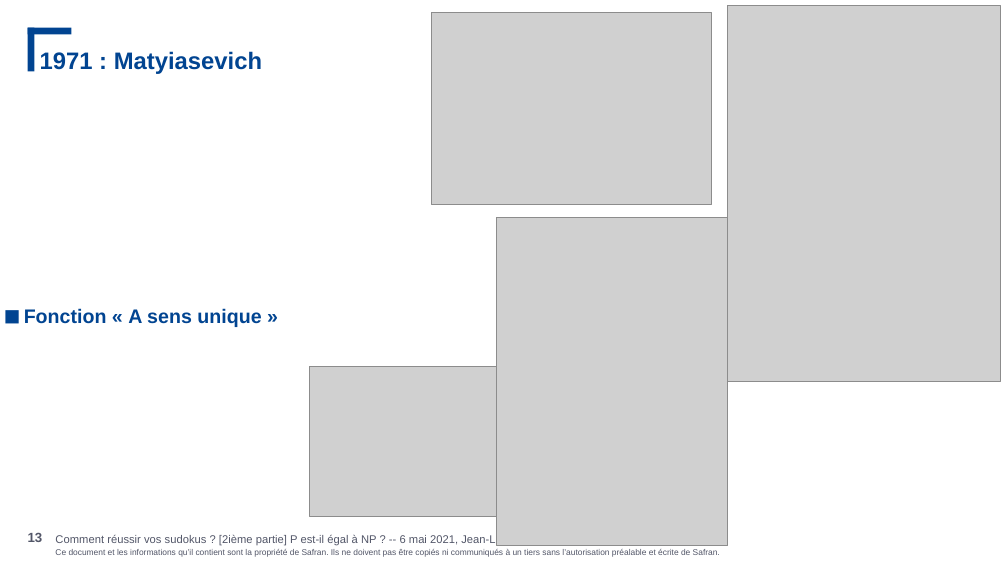
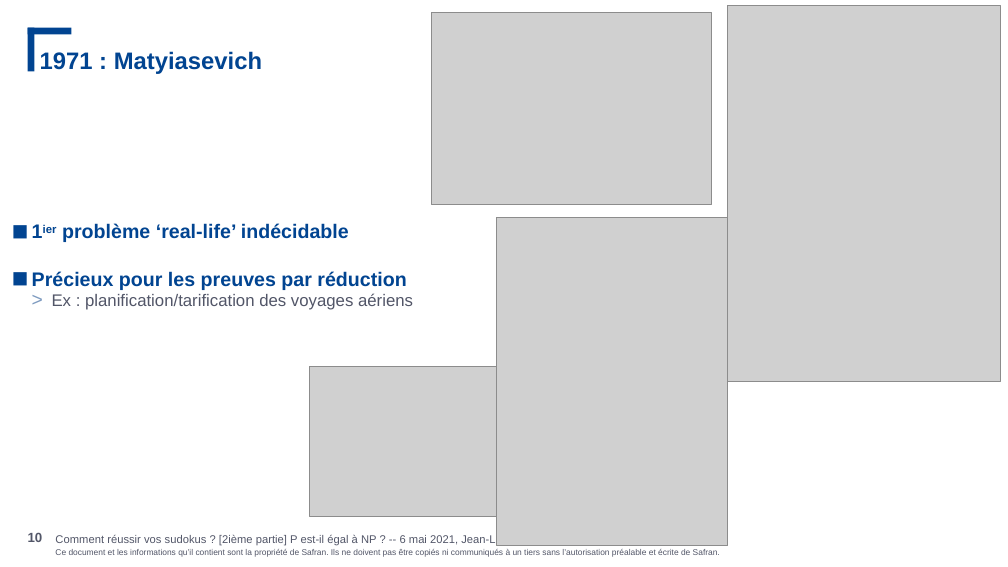
Before and after one commit to JeanLouisDufour/cours_comp, a slide deck: slide 10 of decidability.pptx (slide 13 before the commit). Drawn at 1008x567 pixels with LibreOffice and Linux fonts; fonts in the diff are those of the drawing; grey boxes stand for pictures; background and template pictures are left out. Boxes give left, top, right and bottom in pixels: in the first picture for what was removed or moved away, otherwise in the second. Text is boxed around its words. In the diff, an @@ line names an element or a change of style, - is before the commit and + after.

```diff
--- a/decidability.pptx
+++ b/decidability.pptx
@@ text at bbox=[32, 223, 413, 310]: text changed @@
-■ Fonction « A sens unique »
+■ 1ier problème ‘real-life’ indécidable
+■ Précieux pour les preuves par réduction
+  > Ex : planification/tarification des voyages aériens
@@ page number at bbox=[28, 532, 43, 542]: text changed @@
-13
+10
```
Also in this commit, not shown: 11 other slides changed, 1 other file.
